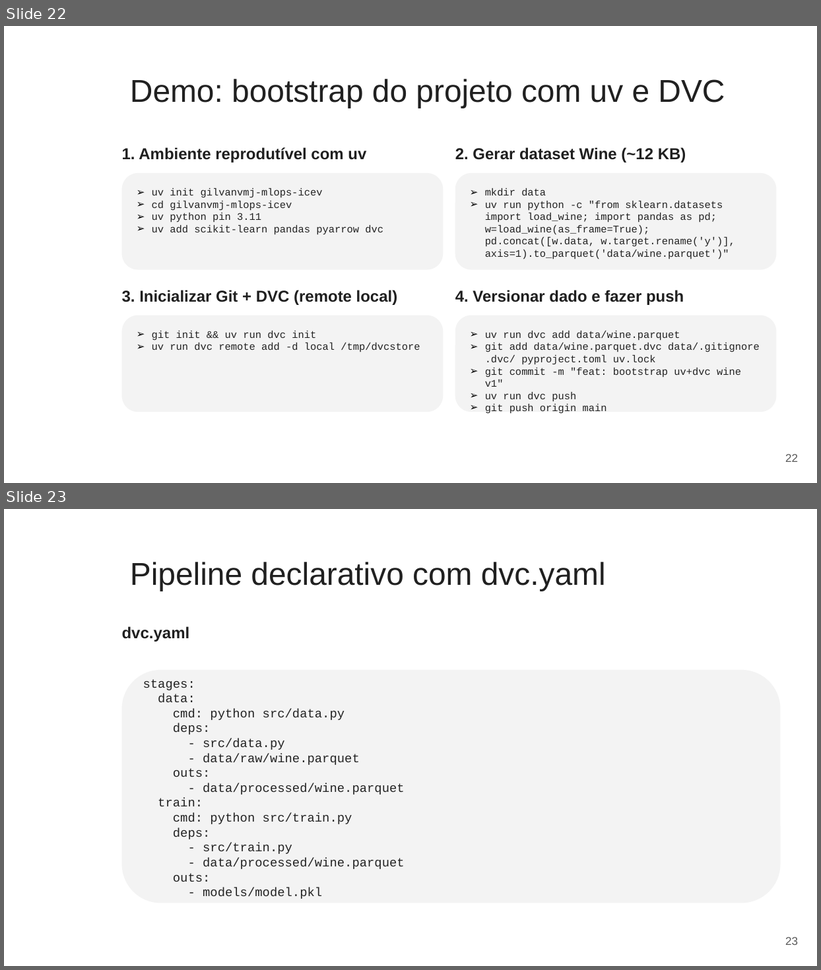
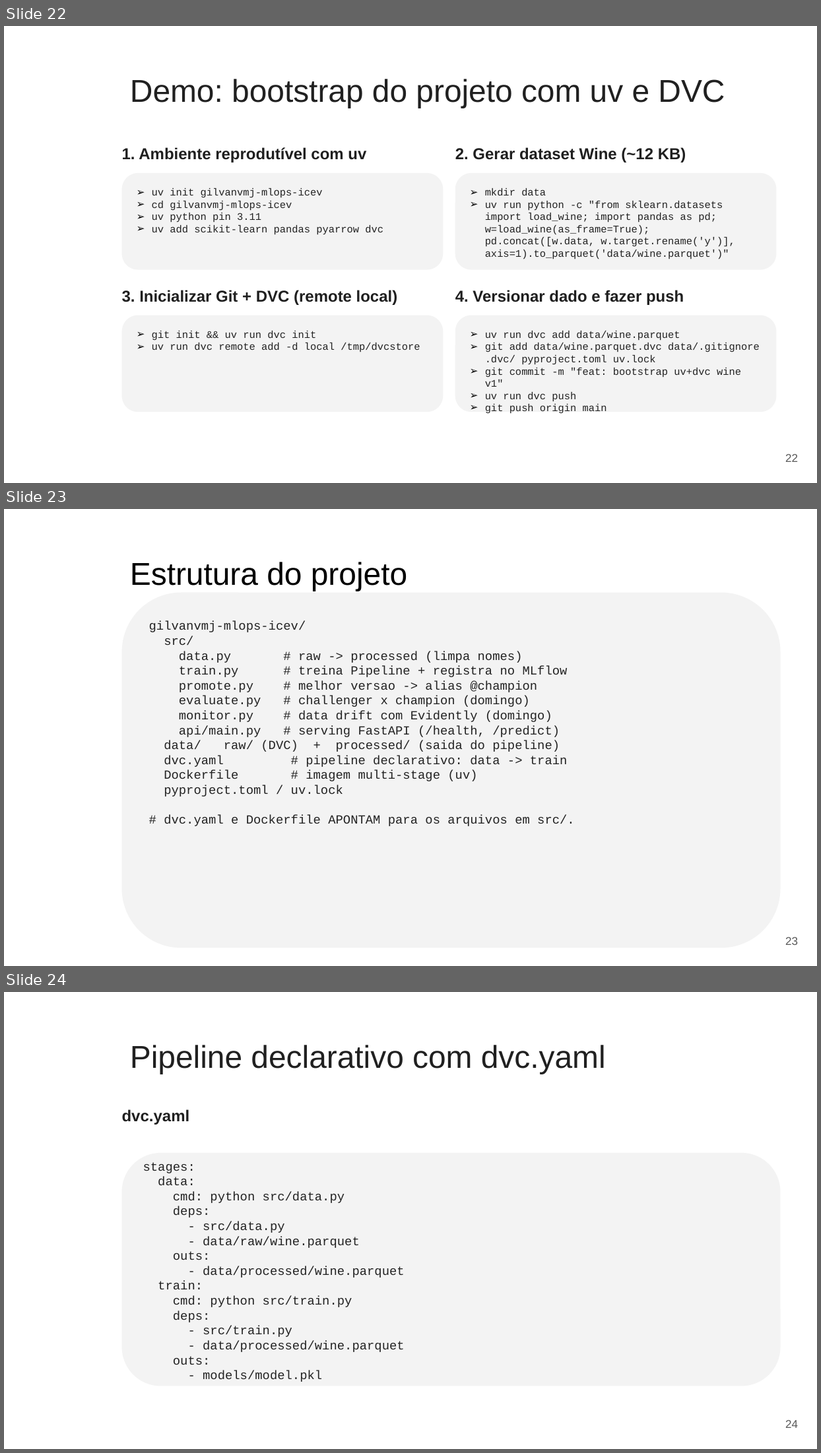
Before and after one commit to gilvanveras/gilvanvmj-mlops-icev, a slide deck: Slides_Sabado.pptx. Shown one above the other, each under a label of ours: slides 22 and 23 before the commit, slides 22, 23 and 24 after it. The pictures are 821x970 and 821x1453 pixels, drawn with LibreOffice and Linux fonts; fonts in the diff are those of the drawing; background and template pictures are left out. Boxes give left, top, right and bottom in pixels: in the first picture for what was removed or moved away, otherwise in the second. Text is boxed around its words. In the diff, an @@ line names an element or a change of style, - is before the commit and + after.

Commit message:
docs(slides): onda 2 + screenshots de UI
Sabado: 3 slides novos (estrutura src/, promover @champion, /predict+WineInput) e 3 screenshots de UI (compare, registry @champion, swagger).
Domingo: 3 screenshots de UI (CI Actions verde, docker compose, drift Evidently).

```diff
--- a/Slides_Sabado.pptx
+++ b/Slides_Sabado.pptx
@@ slide 23 added at [4, 509, 817, 966], background picture (left out) @@
@@ title added at [130, 562, 407, 591], 28 pt, text #000000 @@
+Estrutura do projeto
@@ rounded rectangle added at [122, 593, 781, 948], fill #F3F3F3, 11 pt, text #222222 @@
+gilvanvmj-mlops-icev/
+src/
+data.py # raw -> processed (limpa nomes)
+train.py # treina Pipeline + registra no MLflow
+promote.py # melhor versao -> alias @champion
+evaluate.py # challenger x champion (domingo)
+monitor.py # data drift com Evidently (domingo)
+api/main.py # serving FastAPI (/health, /predict)
+data/ raw/ (DVC) + processed/ (saida do pipeline)
+dvc.yaml # pipeline declarativo: data -> train
+Dockerfile # imagem multi-stage (uv)
+pyproject.toml / uv.lock
+# dvc.yaml e Dockerfile APONTAM para os arquivos em src/.
@@ page number added at [785, 937, 798, 945], 10 pt, text #595959 @@
+23
@@ what was slide 23 is now slide 24 @@
@@ page number at [785, 1420, 798, 1428]: text changed @@
-23
+24
```
Also in this commit, not shown: 5 other slides added, 1 other file.
